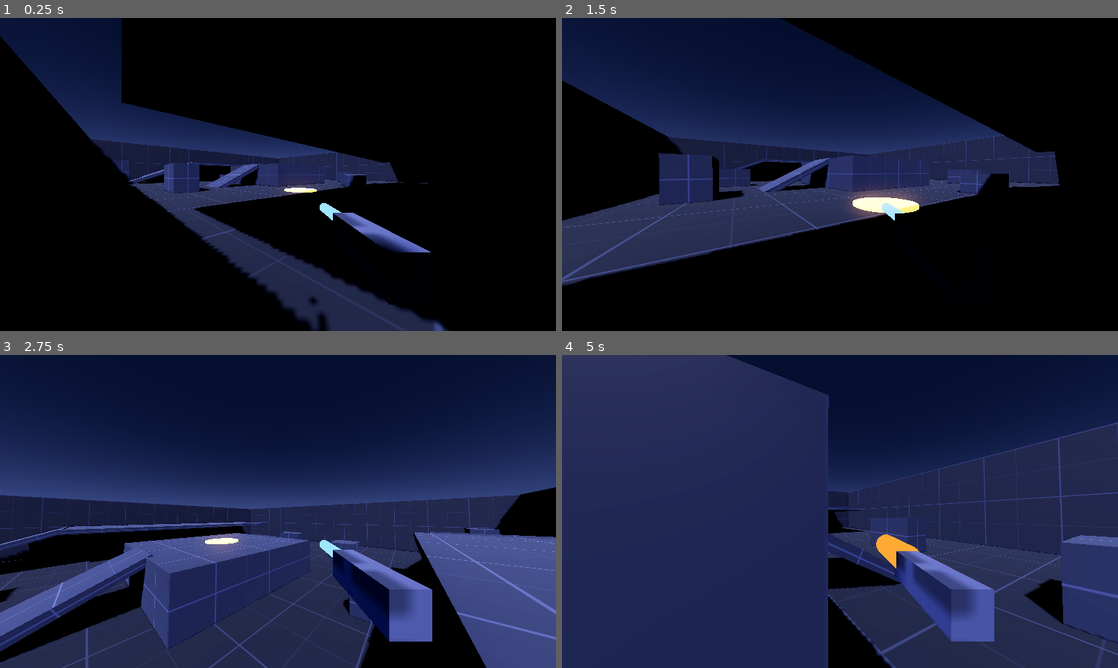
Above: before the commit, frames 1-4 (two rows, left to right).
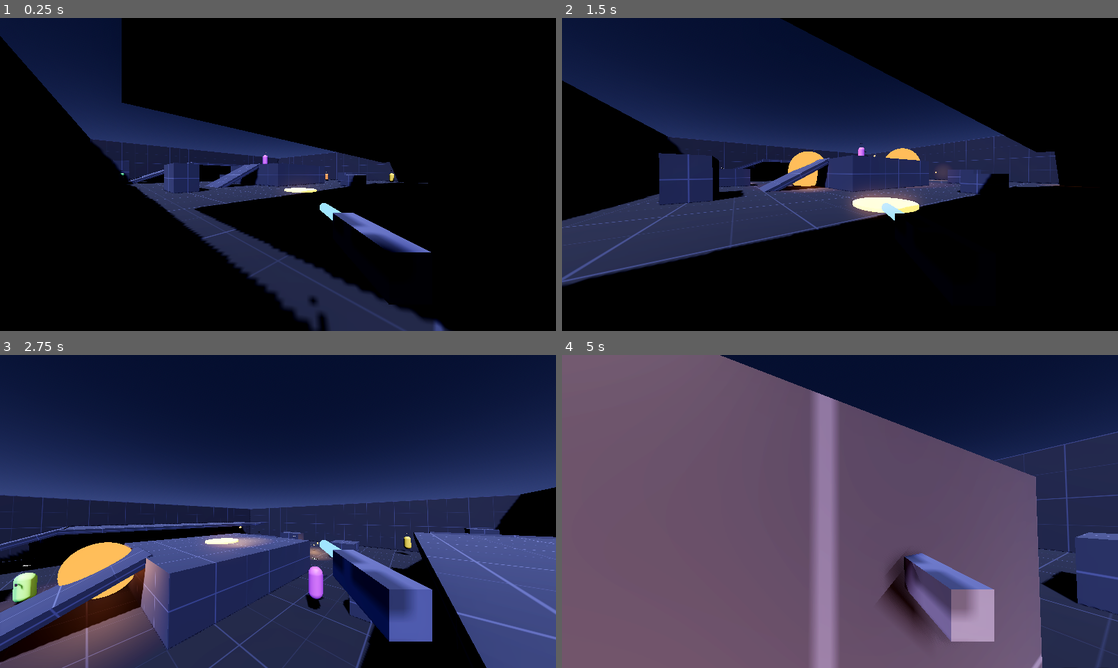
Above: after the commit, the same moments.

Repository: engineeringprojectswork-droid/uberstrike-game
Game: Godot game, scene res://scenes/match.tscn
Same seed, same stepped clock (60 frames per second), same inputs: the game is played once before the commit and once after it. This scene is started directly instead of the project's main scene.
Inputs (mouse positions are in pixels of both pictures, inside the frame that each line leads up to):
- Up to frame 1 (0.25 s): no input
- Up to frame 2 (1.5 s): move the mouse to (867, 174) at 0.52 s; press the mouse at (867, 174) at 0.53 s; hold W (move_forward) from 0.53 s (still down); tap Space (jump) at 0.77, 0.8, 1.07, 1.35 s; move the mouse to (812, 174) at 1.27 s; release the mouse at (812, 174) at 1.28 s
- Up to frame 3 (2.75 s): keep holding W (move_forward); tap Space (jump) at 1.52, 1.82, 2.3 s; click (250, 511) at 1.55 s; move the mouse to (289, 505) at 2.02 s; hold Ctrl (crouch) from 2.03 s (still down)
- Up to frame 4 (5 s): keep holding W (move_forward); move the mouse to (834, 517) at 2.77 s; release Ctrl (crouch) at 2.78 s; click (834, 517) at 2.85 s; tap Space (jump) at 3.02, 3.32, 4.52, 4.82 s; move the mouse to (878, 514) at 3.52 s; hold Space (jump) 3.53-4.28 s; tap 1 (weapon_1) at 3.6 s; move the mouse to (795, 508) at 4.27 s; tap 2 (weapon_2) at 4.35 s; click (795, 508) at 4.55 s

The runs differ from the first frame. In frame 1, less than 0.1% of the frame differs, in the area x 21-71%, y 42-53%; in frame 2, 0.8%; in frame 3, 7.1%; in frame 4, 76%, in the area x 0-100%, y 0-100%.

Commit message:
feat(bots): FSM bots on navmesh paths + headless server entry
- bot_brain: Idle->Patrol->Seek->Attack->Retreat FSM emitting the same
  intent dicts as the human client; difficulty scales aim noise,
  reaction, turn slew, FOV, hop rate; deterministic per-bot RNG;
  investigates when shot from behind; distance-based weapon choice
- nav_service: the single wrapper around the experimental navigation
  API (NavigationServer3D map queries, node-free, headless-safe)
- sim: add_bot(difficulty), brains tick inside the SIM tick
- client: spawns GameConfig.bot_count bots at chosen difficulty
- scenes/server_main: --server headless entry; bots-only match runs
  start->finish and exits 0 (verified: 4 hard bots, frag limit 3)
- smoke: bot roam/fire/damage suite

Co-Authored-By: Claude Fable 5 <noreply@anthropic.com>

Diff:
--- /dev/null
+++ b/bots/bot_brain.gd
@@ -0,0 +1,241 @@
+extends RefCounted
+## Bot AI: an FSM that produces the SAME intent dictionaries a human client
+## sends — bots have no special powers, the SIM applies identical rules.
+## Runs inside the SIM tick (it is SIM-side logic, not presentation).
+
+const SimPlayerScript := preload("res://sim/sim_player.gd")
+
+enum State { IDLE, PATROL, SEEK, ATTACK, RETREAT }
+
+## Difficulty rows: 0 Easy, 1 Normal, 2 Hard.
+const PARAMS := [
+	{"aim_noise": 6.0, "react": 0.5, "range": 30.0, "retreat_hp": 20, "turn": 4.0, "hop": 0.0, "fov": 100.0},
+	{"aim_noise": 3.2, "react": 0.3, "range": 40.0, "retreat_hp": 30, "turn": 7.0, "hop": 0.15, "fov": 120.0},
+	{"aim_noise": 1.5, "react": 0.15, "range": 60.0, "retreat_hp": 35, "turn": 12.0, "hop": 0.35, "fov": 150.0},
+]
+
+var sim: Node3D
+var nav: RefCounted
+var id: String
+var prm: Dictionary
+var rng := RandomNumberGenerator.new()
+
+var state: State = State.IDLE
+var cur_yaw := 0.0
+var cur_pitch := 0.0
+var path := PackedVector3Array()
+var path_i := 0
+var repath_t := 0.0
+var seen_t := 0.0
+var lost_t := 0.0
+var last_known := Vector3.ZERO
+var strafe := 1.0
+var strafe_t := 0.5
+var idle_t := 0.3
+var seek_t := 0.0
+var was_alive := true
+var last_hp := 100
+
+
+func _init(sim_: Node3D, nav_: RefCounted, id_: String, difficulty: int) -> void:
+	sim = sim_
+	nav = nav_
+	id = id_
+	prm = PARAMS[clampi(difficulty, 0, PARAMS.size() - 1)]
+	rng.seed = hash(id_) ^ 0x5bd1e995  # deterministic per bot
+
+
+func tick(dt: float) -> void:
+	var me: RefCounted = sim.get_player(id)
+	if me == null:
+		return
+	if not me.alive:
+		was_alive = false
+		return
+	if not was_alive:  # just respawned: adopt the SIM's spawn facing, reset plans
+		was_alive = true
+		cur_yaw = me.yaw
+		cur_pitch = 0.0
+		path = PackedVector3Array()
+		state = State.PATROL
+		last_hp = me.health
+
+	var intent: Dictionary = SimPlayerScript.blank_intent()
+	var enemy: RefCounted = _perceive(me, dt)
+
+	# getting hurt with no visible attacker: turn and investigate behind us
+	if me.health < last_hp and enemy == null and state != State.RETREAT:
+		last_known = me.feet_pos() - Basis(Vector3.UP, cur_yaw) * Vector3(0, 0, -1) * 6.0
+		seek_t = 3.0
+		state = State.SEEK
+		_repath(me, last_known)
+	last_hp = me.health
+
+	match state:
+		State.IDLE:
+			idle_t -= dt
+			if idle_t <= 0.0:
+				state = State.PATROL
+		State.PATROL:
+			_follow_path(me, intent, dt)
+			if path_i >= path.size() or repath_t <= 0.0:
+				_repath(me, _random_destination())
+			if enemy != null and seen_t >= prm["react"]:
+				state = State.ATTACK
+		State.SEEK:
+			_follow_path(me, intent, dt)
+			seek_t -= dt
+			if enemy != null and seen_t >= prm["react"]:
+				state = State.ATTACK
+			elif seek_t <= 0.0 or path_i >= path.size():
+				state = State.PATROL
+				_repath(me, _random_destination())
+		State.ATTACK:
+			if enemy == null:
+				lost_t += dt
+				if lost_t > 0.8:
+					seek_t = 4.0
+					state = State.SEEK
+					_repath(me, last_known)
+			else:
+				_combat(me, enemy, intent, dt)
+				if me.health < int(prm["retreat_hp"]):
+					state = State.RETREAT
+					_repath(me, _safest_spot(me, enemy))
+		State.RETREAT:
+			_follow_path(me, intent, dt)
+			if path_i >= path.size() or repath_t <= 0.0:
+				state = State.PATROL
+				_repath(me, _random_destination())
+
+	intent["yaw"] = cur_yaw
+	intent["pitch"] = cur_pitch
+	repath_t -= dt
+	sim.set_intent(id, intent)
+
+
+## Nearest live enemy that is in range, inside our field of view, with clear
+## line of sight. Accumulates seen_t so reaction delay is respected.
+func _perceive(me: RefCounted, dt: float) -> RefCounted:
+	var best: RefCounted = null
+	var best_d := INF
+	var my_eye: Vector3 = me.eye_pos()
+	for p: RefCounted in sim.players.values():
+		if p.id == id or not p.alive:
+			continue
+		var d: float = my_eye.distance_to(p.eye_pos())
+		if d > prm["range"] or d >= best_d:
+			continue
+		var dir: Vector3 = (p.eye_pos() - my_eye).normalized()
+		var facing := Basis(Vector3.UP, cur_yaw) * Vector3(0, 0, -1)
+		if rad_to_deg(facing.angle_to(dir)) > prm["fov"] * 0.5:
+			continue
+		if _los_blocked(me, my_eye, p.eye_pos()):
+			continue
+		best = p
+		best_d = d
+	if best != null:
+		seen_t += dt
+		lost_t = 0.0
+		last_known = best.feet_pos()
+	else:
+		seen_t = 0.0
+	return best
+
+
+func _los_blocked(me: RefCounted, from: Vector3, to: Vector3) -> bool:
+	var space: PhysicsDirectSpaceState3D = me.body.get_world_3d().direct_space_state
+	var q := PhysicsRayQueryParameters3D.create(from, to, 1)  # world layer only
+	return not space.intersect_ray(q).is_empty()
+
+
+func _combat(me: RefCounted, enemy: RefCounted, intent: Dictionary, dt: float) -> void:
+	var my_eye: Vector3 = me.eye_pos()
+	var to_enemy: Vector3 = enemy.eye_pos() - my_eye
+	var dist := to_enemy.length()
+
+	# aim: slew toward the target with difficulty-scaled noise
+	var noise := deg_to_rad(prm["aim_noise"])
+	var want_yaw := atan2(-to_enemy.x, -to_enemy.z) + rng.randfn(0.0, noise)
+	var want_pitch := atan2(to_enemy.y, Vector2(to_enemy.x, to_enemy.z).length()) + rng.randfn(0.0, noise)
+	var turn: float = prm["turn"] * dt
+	cur_yaw = _slew_angle(cur_yaw, want_yaw, turn)
+	cur_pitch = clampf(_slew_angle(cur_pitch, want_pitch, turn), -1.4, 1.4)
+
+	# fire when roughly on target
+	var aim_err := absf(wrapf(want_yaw - cur_yaw, -PI, PI)) + absf(want_pitch - cur_pitch)
+	intent["fire"] = aim_err < deg_to_rad(5.0)
+	intent["weapon"] = _pick_weapon(me, dist)
+
+	# footwork: strafe, keep preferred distance, occasional hop
+	strafe_t -= dt
+	if strafe_t <= 0.0:
+		strafe = -strafe
+		strafe_t = rng.randf_range(0.4, 1.2)
+	var fwd := 0.0
+	if dist > 18.0:
+		fwd = 1.0
+	elif dist < 6.0:
+		fwd = -1.0
+	intent["move"] = Vector2(strafe, fwd)
+	intent["jump"] = rng.randf() < prm["hop"] * dt  # per-second hop chance
+
+
+func _pick_weapon(me: RefCounted, dist: float) -> int:
+	var choice := 0
+	if dist < 8.0 and me.ammo[2] > 0:
+		choice = 2
+	elif dist < 28.0 and dist > 6.0 and me.ammo[1] > 0:
+		choice = 1
+	elif me.ammo[0] <= 0:
+		choice = 1 if me.ammo[1] > 0 else 2
+	return choice if choice != me.weapon else -1
+
+
+func _follow_path(me: RefCounted, intent: Dictionary, dt: float) -> void:
+	if path_i >= path.size():
+		return
+	var feet: Vector3 = me.feet_pos()
+	var next: Vector3 = path[path_i]
+	var horiz := Vector2(next.x - feet.x, next.z - feet.z)
+	if horiz.length() < 0.8:
+		path_i += 1
+		return
+	var world_dir := Vector3(horiz.x, 0, horiz.y).normalized()
+	var want_yaw := atan2(-world_dir.x, -world_dir.z)
+	cur_yaw = _slew_angle(cur_yaw, want_yaw, prm["turn"] * dt)
+	cur_pitch = _slew_angle(cur_pitch, 0.0, prm["turn"] * dt)
+	# move in the bot's local frame (same convention as the human client)
+	var local: Vector3 = Basis(Vector3.UP, -cur_yaw) * world_dir
+	intent["move"] = Vector2(local.x, -local.z)
+	# hop up onto ledges the path climbs
+	intent["jump"] = next.y > feet.y + 0.5 and horiz.length() < 1.4
+
+
+func _repath(me: RefCounted, dest: Vector3) -> void:
+	path = nav.get_nav_path(me.feet_pos(), dest)
+	path_i = 0
+	repath_t = 1.5
+
+
+func _random_destination() -> Vector3:
+	var spawns: Array = sim.get_spawn_points()
+	return spawns[rng.randi() % spawns.size()]
+
+
+func _safest_spot(me: RefCounted, enemy: RefCounted) -> Vector3:
+	var spawns: Array = sim.get_spawn_points()
+	var best: Vector3 = spawns[0]
+	var best_d := -1.0
+	var threat: Vector3 = enemy.feet_pos()
+	for s: Vector3 in spawns:
+		var d := s.distance_to(threat)
+		if d > best_d:
+			best_d = d
+			best = s
+	return best
+
+
+static func _slew_angle(from: float, to: float, max_step: float) -> float:
+	var diff := wrapf(to - from, -PI, PI)
+	return from + clampf(diff, -max_step, max_step)
--- a/client/client_main.gd
+++ b/client/client_main.gd
@@ -25,6 +25,8 @@
 		await arena.ready_for_match
 	sim.setup(arena, {"frag_limit": GameConfig.frag_limit})
 	sim.add_player(LOCAL_ID, "You", false)
+	for i in GameConfig.bot_count:
+		sim.add_bot(GameConfig.difficulty)
 	var p: RefCounted = sim.get_player(LOCAL_ID)
 	yaw = p.yaw
 	pitch = p.pitch
--- a/dev/smoke_test.gd
+++ b/dev/smoke_test.gd
@@ -65,6 +65,7 @@
 	await _weapon_checks(arena)
 
 	await _combat_loop_checks(arena)
+	await _bot_checks(arena)
 
 	arena.queue_free()
 	await process_frame
@@ -249,6 +250,44 @@
 	await process_frame
 
 
+func _bot_checks(arena: Node3D) -> void:
+	print("=== smoke: bots ===")
+	var sim: Node3D = (load("res://sim/sim_world.gd") as GDScript).new()
+	root.add_child(sim)
+	sim.setup(arena, {"frag_limit": 50})
+	for i in 3:
+		sim.add_bot(2)  # hard bots are the most active
+	var start := {}
+	var moved := {}
+	for id in sim.players:
+		start[id] = sim.players[id].body.global_position
+		moved[id] = 0.0
+	var saw_bot_fire := false
+	var saw_bot_damage := false
+	for i in 600:  # 10 simulated seconds
+		await physics_frame
+		for id in sim.players:
+			var p: RefCounted = sim.players[id]
+			moved[id] = maxf(moved[id], start[id].distance_to(p.body.global_position))
+		for ev: Dictionary in sim.drain_events():
+			if ev["type"] == "fire":
+				saw_bot_fire = true
+			if ev["type"] == "damage":
+				saw_bot_damage = true
+	for id in moved:
+		_expect(moved[id] > 4.0, "bot %s roamed %.1f m" % [id, moved[id]])
+	_expect(saw_bot_fire, "bots opened fire")
+	_expect(saw_bot_damage, "bots landed damage")
+	var alive_or_respawning := true
+	for id in sim.players:
+		var p: RefCounted = sim.players[id]
+		if not p.alive and p.respawn_t < -1.0:
+			alive_or_respawning = false
+	_expect(alive_or_respawning, "no bot stuck dead")
+	sim.queue_free()
+	await process_frame
+
+
 func _idle_intent() -> Dictionary:
 	return {"move": Vector2.ZERO, "yaw": 0.0, "pitch": 0.0,
 		"jump": false, "crouch": false, "fire": false, "weapon": -1}
--- /dev/null
+++ b/scenes/server_main.gd
@@ -0,0 +1,52 @@
+extends Node3D
+## Headless SIM entry point — the dedicated-server seam. No rendering, no
+## input: bots-only match under identical SIM rules. Run with:
+##   godot --headless res://scenes/server_main.tscn -- --server --bots=5 --difficulty=1
+## Phase 2 replaces "bots only" with ENet peers feeding the same intents.
+
+const SimWorld := preload("res://sim/sim_world.gd")
+
+@onready var arena: Node3D = $Arena
+
+var sim: Node3D
+var _report_t := 5.0
+
+
+func _ready() -> void:
+	var bots := 5
+	var difficulty := 1
+	var frag_limit := 15
+	for arg in OS.get_cmdline_user_args():
+		if arg.begins_with("--bots="):
+			bots = maxi(int(arg.get_slice("=", 1)), 2)
+		elif arg.begins_with("--difficulty="):
+			difficulty = clampi(int(arg.get_slice("=", 1)), 0, 2)
+		elif arg.begins_with("--fraglimit="):
+			frag_limit = maxi(int(arg.get_slice("=", 1)), 1)
+	if not arena.baked:
+		await arena.ready_for_match
+	sim = SimWorld.new()
+	add_child(sim)
+	sim.setup(arena, {"frag_limit": frag_limit})
+	for i in bots:
+		sim.add_bot(difficulty)
+	print("[server] match started: %d bots, difficulty %d, frag limit %d" % [bots, difficulty, frag_limit])
+
+
+func _process(dt: float) -> void:
+	if sim == null:
+		return
+	for ev: Dictionary in sim.drain_events():
+		match ev["type"]:
+			"kill":
+				print("[server] %s fragged %s" % [ev["attacker_name"], ev["victim_name"]])
+			"match_end":
+				print("[server] match over. final scores:")
+				for row: Dictionary in ev["scores"]:
+					print("[server]   %-8s %3d frags / %d deaths" % [row["name"], row["frags"], row["deaths"]])
+				get_tree().quit(0)
+	_report_t -= dt
+	if _report_t <= 0.0:
+		_report_t = 5.0
+		var top: Dictionary = sim.get_scores()[0]
+		print("[server] leader: %s with %d frags" % [top["name"], top["frags"]])
--- /dev/null
+++ b/scenes/server_main.tscn
@@ -0,0 +1,9 @@
+[gd_scene load_steps=3 format=3 uid="uid://c3servermain01"]
+
+[ext_resource type="PackedScene" path="res://scenes/arena.tscn" id="1"]
+[ext_resource type="Script" path="res://scenes/server_main.gd" id="2"]
+
+[node name="ServerMain" type="Node3D"]
+script = ExtResource("2")
+
+[node name="Arena" parent="." instance=ExtResource("1")]
--- /dev/null
+++ b/sim/nav_service.gd
@@ -0,0 +1,19 @@
+extends RefCounted
+## The ONE wrapper around Godot's navigation API (experimental surface).
+## Everything nav-related goes through here so an engine API change touches a
+## single file. Uses NavigationServer3D map queries directly (the same
+## subsystem NavigationAgent3D fronts) — node-free, so it also runs headless.
+
+var _map: RID
+
+
+func setup(arena: Node3D) -> void:
+	_map = arena.get_navigation_map()
+
+
+func get_nav_path(from: Vector3, to: Vector3) -> PackedVector3Array:
+	return NavigationServer3D.map_get_path(_map, from, to, true)
+
+
+func closest_point(pos: Vector3) -> Vector3:
+	return NavigationServer3D.map_get_closest_point(_map, pos)
--- a/sim/sim_world.gd
+++ b/sim/sim_world.gd
@@ -9,6 +9,10 @@
 const SimPlayer := preload("res://sim/sim_player.gd")
 const SimMovement := preload("res://sim/sim_movement.gd")
 const SimWeapons := preload("res://sim/sim_weapons.gd")
+const NavService := preload("res://sim/nav_service.gd")
+const BotBrain := preload("res://bots/bot_brain.gd")
+
+const BOT_NAMES := ["Bolt", "Vector", "Prism", "Nova", "Quartz", "Zenith", "Onyx", "Flux"]
 
 const PLAYER_LAYER := 2
 const WORLD_LAYER := 1
@@ -30,6 +34,8 @@
 var _projectiles: Dictionary = {}     # id -> {owner, weapon, pos, vel, ttl}
 var _next_proj_id := 0
 var _rng := RandomNumberGenerator.new()
+var _brains: Dictionary = {}          # bot id -> BotBrain
+var _nav: RefCounted
 
 # SIM runs its tick after intents are submitted (client priority < 0 < ours).
 func _ready() -> void:
@@ -41,7 +47,21 @@
 	_spawns = arena.get_spawn_points()
 	_jump_pads = arena.get_jump_pads()
 	frag_limit = config.get("frag_limit", 20)
+	_nav = NavService.new()
+	_nav.setup(arena)
 	running = true
+
+
+func get_spawn_points() -> Array:
+	return _spawns
+
+
+func add_bot(difficulty: int) -> String:
+	var idx := _brains.size()
+	var id := "bot_%d" % idx
+	add_player(id, BOT_NAMES[idx % BOT_NAMES.size()], true)
+	_brains[id] = BotBrain.new(self, _nav, id, difficulty)
+	return id
 
 
 func add_player(id: String, display_name: String, is_bot: bool) -> void:
@@ -84,6 +104,9 @@
 func _physics_process(dt: float) -> void:
 	if not running:
 		return
+	if not match_over:
+		for brain: RefCounted in _brains.values():
+			brain.tick(dt)
 	for p: RefCounted in players.values():
 		if p.alive:
 			p.invuln_t = maxf(p.invuln_t - dt, 0.0)
